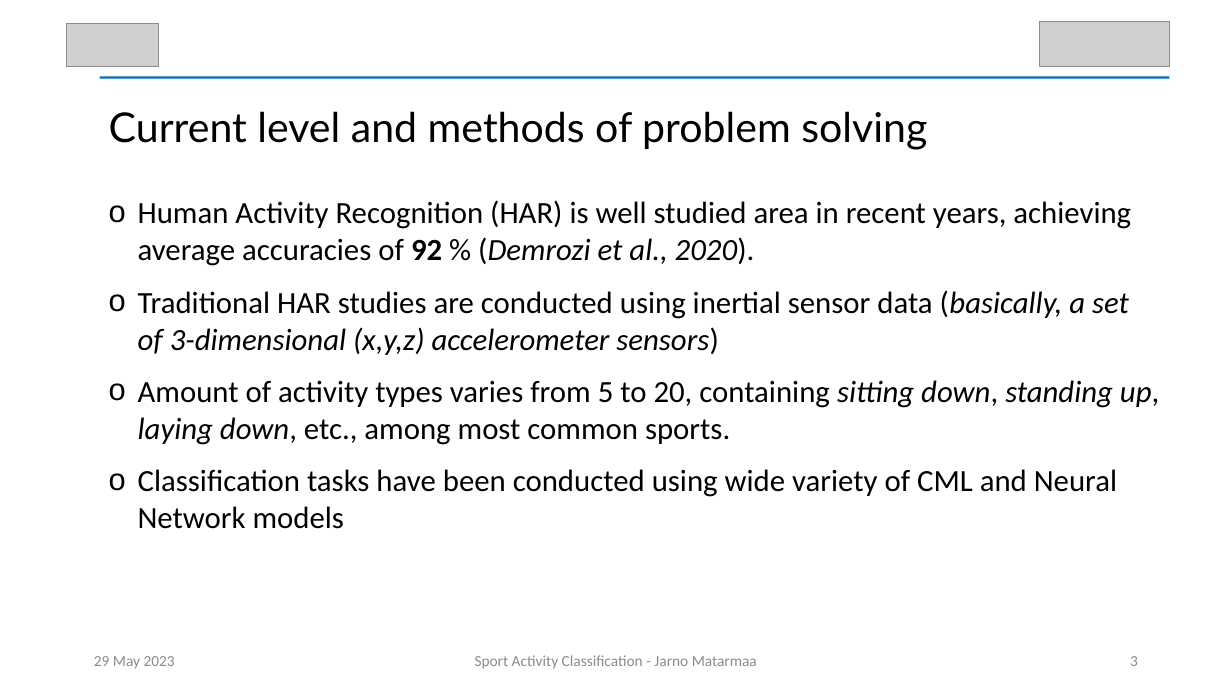
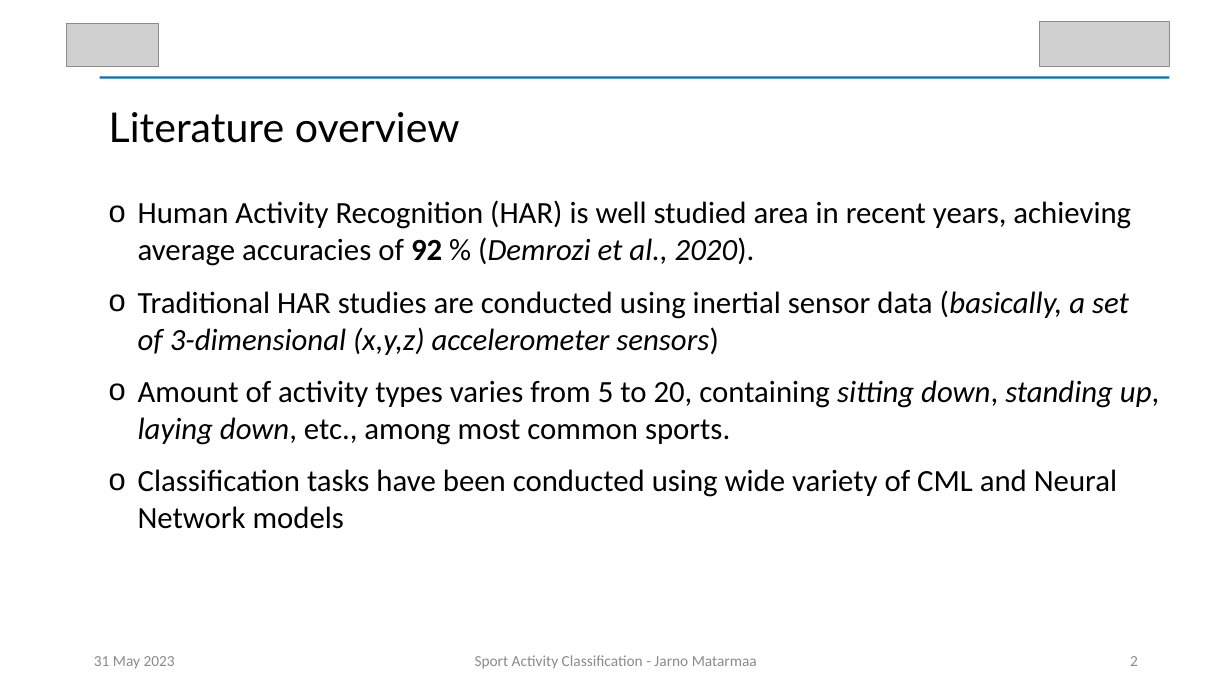
Before and after one commit to JABE22/MasterProject, a slide deck: slide 2 of presentation/SAC_Thesis_Presentation.pptx (slide 3 before the commit). Drawn at 1232x693 pixels with LibreOffice and Linux fonts; fonts in the diff are those of the drawing; grey boxes stand for pictures. Boxes give left, top, right and bottom in pixels: in the first picture for what was removed or moved away, otherwise in the second. Text is boxed around its words. In the diff, an @@ line names an element or a change of style, - is before the commit and + after.

```diff
--- a/presentation/SAC_Thesis_Presentation.pptx
+++ b/presentation/SAC_Thesis_Presentation.pptx
@@ text at bbox=[109, 112, 460, 143]: text changed @@
-Current level and methods of problem solving
+Literature overview
@@ text at bbox=[94, 656, 175, 669]: text changed @@
-29 May 2023
+31 May 2023
@@ page number at bbox=[1130, 656, 1138, 666]: text changed @@
-3
+2
```
Also in this commit, not shown: 18 other slides changed.
